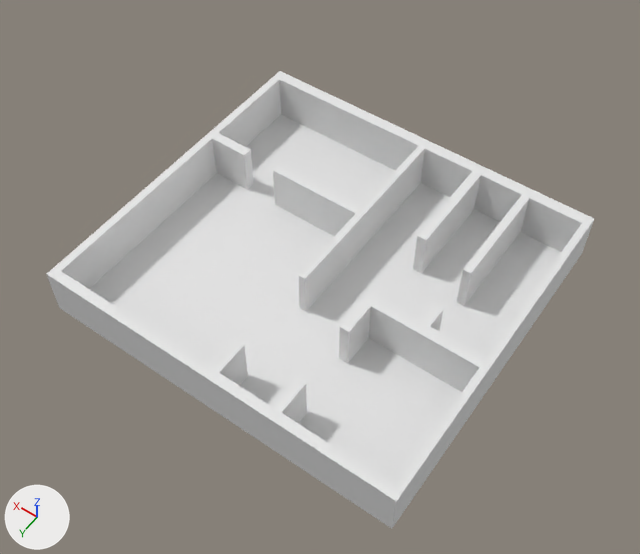
Before and after pictures for a commit that changed the FBX model Models/VansHouse/export/VansHouse.FBX.
Camera for both pictures: a 50 mm lens placed at (-123.8, 143.6, 198.3), pointed at (-36.9, 21.9, 7.2). Every picture has the same lights, and +X, +Y and +Z are marked at lower left. Where no turn or scale is listed for an object, it has been applied to the vertices.
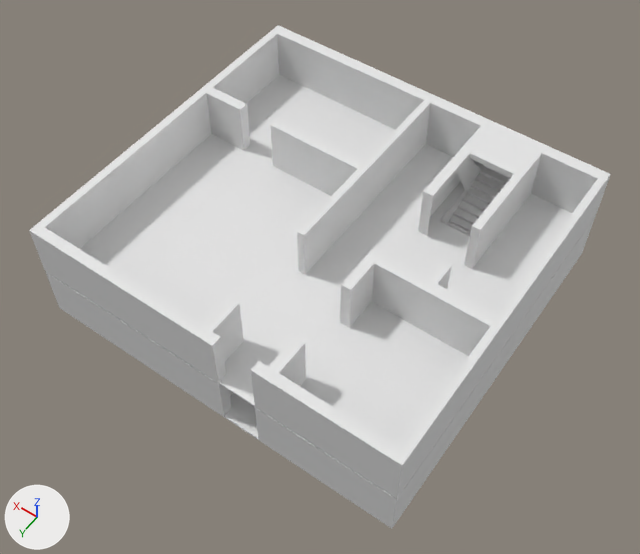
The newer file is also rescaled (x0.603), turned or shifted as a whole; pictures and numbers use the older file's frame.

Where the change shows, as pixel boxes [x1, y1, x2, y2] in the pictures (640 x 554 px):
'Box002', added
    after: [29, 25, 611, 499]
'Box001', reshaped
    before: [46, 71, 594, 528]
    after: [46, 185, 595, 528]
'StraightStair006', added
    after: [449, 165, 511, 233]
'StraightStair005', added
    after: [448, 222, 470, 234]

The edits, one by one:
me_mesh is used by ob_box001; location (-34.3, 14.8, -3.7).
me_mesh had 452 vertices, 450 faces and spanned x -55.4..55.4, y -51.7..51.7, z 0.0..15.5.
me_mesh now has 640 vertices, 638 faces and spans x -55.4..55.4, y -51.7..51.7, z 0.0..16.5.
me_mesh part 1: 249 vertices moved from x -55.4..55.4, y -51.7..51.7, z 0.7..15.5 to x -55.4..55.4, y -51.7..51.7, z 0.6..16.5; 15 vertices removed from x -53.2..-1.9, y -48.1..48.7, z 0.7..15.5; 203 vertices added at x -55.4..55.4, y -51.7..51.7, z 0.0..16.5.
Mesh me_mesh_002 is new.
It has 692 vertices, 689 faces and spans x -55.4..55.4, y -51.7..51.7, z 0.0..16.5.
Mesh me_mesh_003 is new.
It has 88 vertices, 66 faces and spans x -13.1..0.0, y -27.7..-2.3, z 0.0..10.3.
Object 'Box002' (ob_box002) is new; it shows me_mesh_002.
Its location is (-34.3, 14.8, 13.0).
Object 'StraightStair006' (ob_straightstair006) is new; it shows me_mesh_003.
Its location is (-55.5, -8.6, 5.8).
Object 'StraightStair005' (ob_straightstair005) is new; it shows a copy of me_mesh_003.
Its location is (-55.5, 12.1, -2.5).
